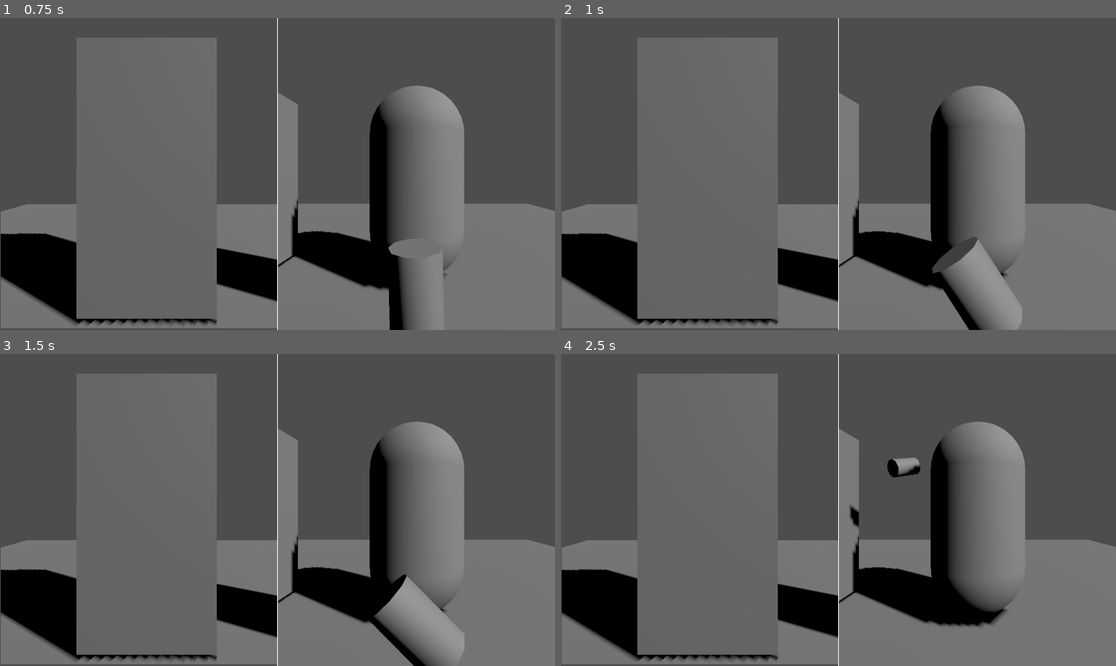
Above: before the commit, frames 1-4 (two rows, left to right).
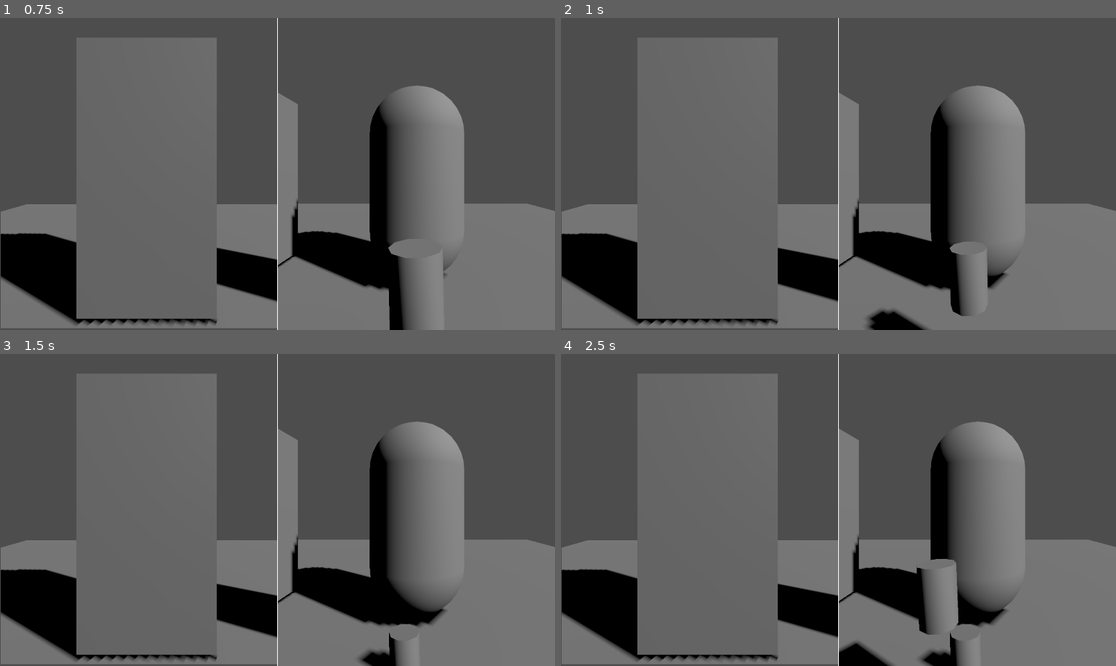
Above: after the commit, the same moments.

Repository: tombuben/automat
Game: Godot game, scene res://Scenes/main_scene.tscn
The game is run twice, just before and just after one commit, with the same random seed, the same clock (stepped at 60 frames per second) and the same inputs. The project has no main scene, so this scene is started directly.
Inputs (mouse positions are in pixels of both pictures, inside the frame that each line leads up to):
- Up to frame 1 (0.75 s): tap Enter at 0.5 s; move the mouse to (399, 158) at 0.52 s; click (399, 158) at 0.67 s
- Up to frame 2 (1 s): no input
- Up to frame 3 (1.5 s): move the mouse to (166, 525) at 1.27 s; click (166, 525) at 1.42 s
- Up to frame 4 (2.5 s): move the mouse to (894, 441) at 2.02 s; click (894, 441) at 2.17 s

Frame 1 is identical in both runs. In frame 2, 2.3% of the frame differs, in the area x 55-84%, y 70-100%; in frame 3, 2.5%; in frame 4, 2.7%, in the area x 50-75%, y 33-100%.
Error before the commit: Cannot call method 'stop' on a null value. (res://Scenes/world_view.gd:65)

Commit message:
Changed math to solve shooting direction

Diff:
--- a/Scenes/world_view.gd
+++ b/Scenes/world_view.gd
@@ -1,6 +1,7 @@
 extends Camera3D
 
 @onready var spawn_position = $SpawnPosition
+@onready var aim_plane = $AimPlane
 @export var spawnItem : PackedScene
 
 func _input(event) -> void:
@@ -18,7 +19,7 @@
 		if event.is_pressed():
 			charge()
 		if event.is_released():
-			shoot(relative_angle)
+			shoot(event.position)
 	elif event is InputEventMouseMotion:
 		print("Mouse Motion at: ", event.position)
 
@@ -58,19 +59,24 @@
 			tween.tween_property(object_to_shoot, "rotation", target_rotation, 1)
 			rotated_fast = true
 
-func shoot(relative_angle) -> void:
+func shoot(screen_position) -> void:
 	if object_to_shoot == null:
 		return
 
-	tween.stop()
+	if tween != null:
+		tween.stop()
+
+	var from = project_ray_origin(screen_position)
+	var ray_length = 2
+	var direction = project_ray_normal(screen_position) * ray_length
+	var target_position = from + direction
+
 	object_to_shoot.reparent(self)
 	object_to_shoot.freeze = false
-	var applied_force = transform.basis.z * (-charge_duration * 5 - 1) + transform.basis.y * 3
-
-	applied_force = applied_force.rotated(-transform.basis.y, deg_to_rad(relative_angle.x))
 
 	# i shouldn't rotate this by this horizon, i should push the applied force vector up and down
-	applied_force = applied_force.rotated(-transform.basis.x, deg_to_rad(relative_angle.y))
+	var applied_force = target_position - object_to_shoot.global_position
+	applied_force += applied_force * charge_duration * 3
 	object_to_shoot.apply_central_impulse(applied_force)
 	object_to_shoot = null
 	charge_duration = 0
